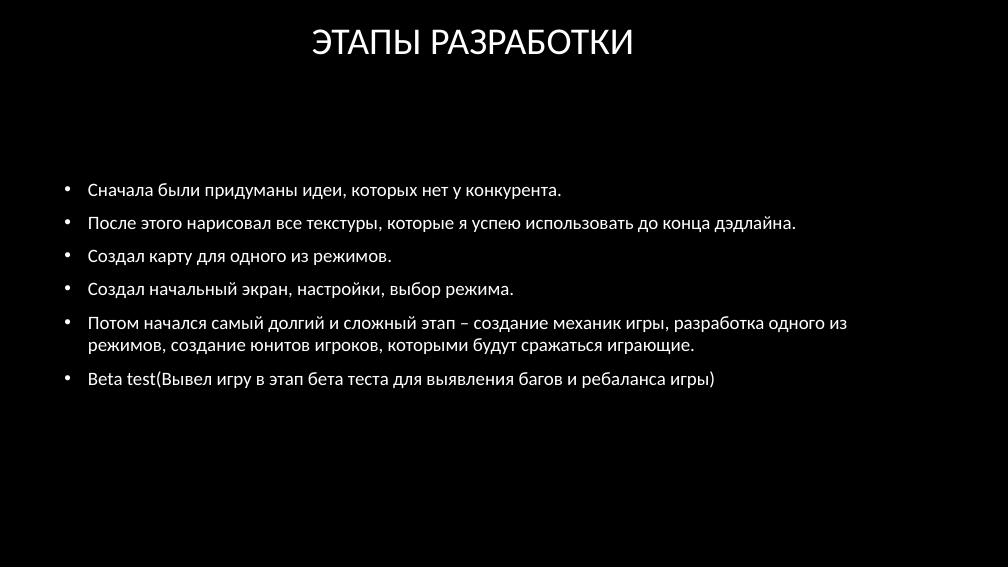
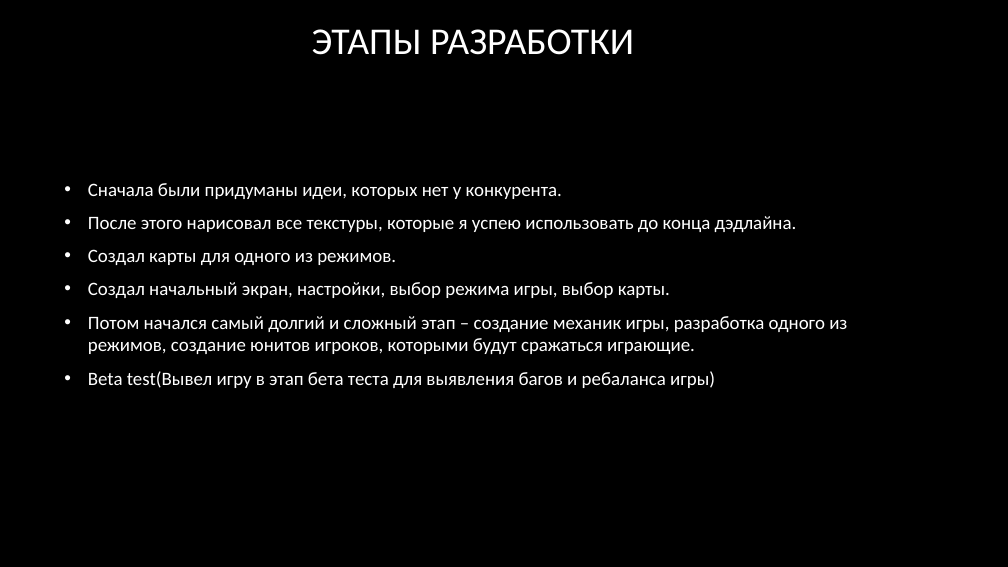
Before and after one commit to Axello228/PygameProject-Castle-story-, a slide deck: slide 7 of Documentation/Презентация.pptx. Drawn at 1008x567 pixels with LibreOffice and Linux fonts; fonts in the diff are those of the drawing; background and template pictures are left out. Boxes give left, top, right and bottom in pixels: in the first picture for what was removed or moved away, otherwise in the second. Text is boxed around its words. In the diff, an @@ line names an element or a change of style, - is before the commit and + after.

```diff
--- a/Documentation/Презентация.pptx
+++ b/Documentation/Презентация.pptx
@@ text at bbox=[88, 249, 670, 298]: text changed @@
-• Создал карту для одного из режимов.
-• Создал начальный экран, настройки, выбор режима.
+• Создал карты для одного из режимов.
+• Создал начальный экран, настройки, выбор режима игры, выбор карты.
```
Also in this commit, not shown: 2 other slides changed.
